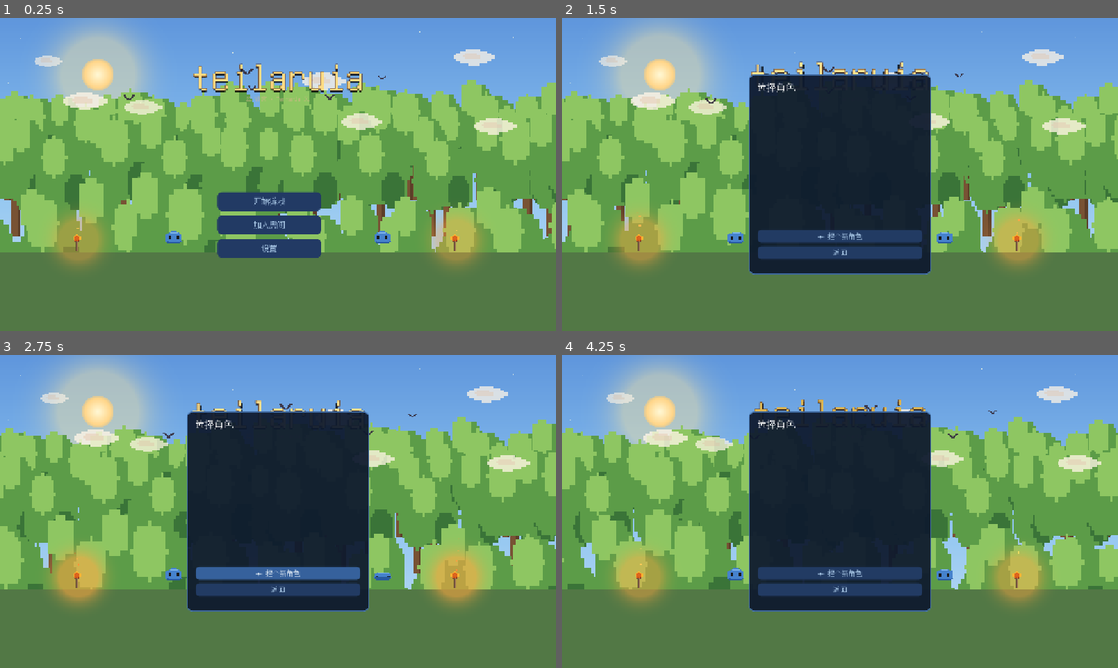
Above: before the commit, frames 1-4 (two rows, left to right).
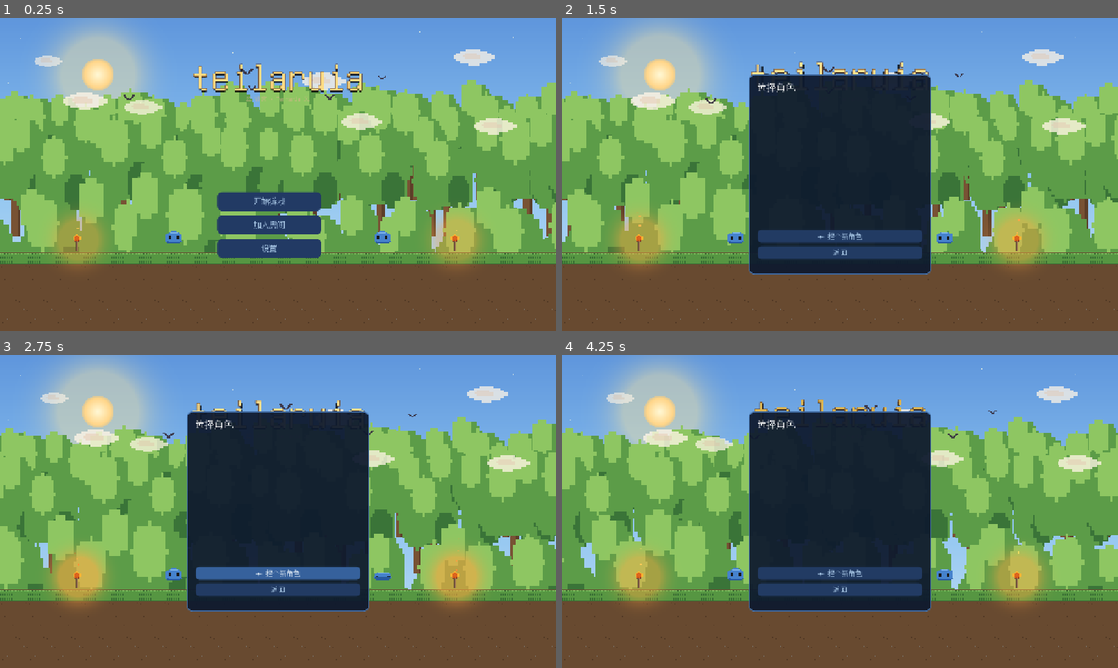
Above: after the commit, the same moments.

Repository: Nornttyy/tielaruia
Game: Godot game, scene res://scenes/main.tscn
Same seed, same stepped clock (60 frames per second), same inputs: the game is played once before the commit and once after it.
Inputs (mouse positions are in pixels of both pictures, inside the frame that each line leads up to):
- Up to frame 1 (0.25 s): no input
- Up to frame 2 (1.5 s): click "开始游戏" at 0.5 s; tap Enter at 1.25 s; move the mouse to (962, 158) at 1.27 s; hold D (move_right) from 1.28 s (still down); tap E (interact) at 1.35 s; click (962, 158) at 1.42 s
- Up to frame 3 (2.75 s): tap Space (jump) at 1.52, 1.82 s; release D (move_right) at 2 s; drag from (166, 527) to (250, 574) at 2.02 s
- Up to frame 4 (4.25 s): move the mouse to (895, 442) at 2.77 s; hold D (move_right) 2.78-3.5 s; hold Right mouse button (secondary) 2.78-3.5 s; click (895, 442) at 2.92 s; drag from (812, 574) to (673, 464) at 3.52 s

The runs differ from the first frame. In frame 1, 24% of the frame differs, in the area x 0-100%, y 74-100%; in frame 2, 22%; in frame 3, 22%; in frame 4, 22%.

Commit message:
feat(menu): 底部地面改草皮+泥土纹理 — 替掉死平绿色块
make_ground_strip: 锯齿草尖+高光+草丝 的草皮 + 斑点小石的泥土, 横向平铺。
_setup_ground 把 Ground ColorRect 透明化, 挂纹理子节点(画在树干之上、史莱姆之下)。

Co-Authored-By: Claude Opus 4.8 (1M context) <noreply@anthropic.com>

Diff:
--- a/scripts/art/menu_scene_art.gd
+++ b/scripts/art/menu_scene_art.gd
@@ -171,6 +171,48 @@
 	return PixelArt.grid_to_texture(_HILL_ROWS, _HILL_PALETTE)
 
 
+# 主菜单地面: 顶部草皮 (锯齿草尖 + 高光 + 草丝) + 下面泥土 (斑点 + 小石)。
+# 横向平铺用 (TextureRect STRETCH_TILE); 高度比地面带略高 → 不竖向重复, 只露上半部。
+static func make_ground_strip(w: int = 64, h: int = 220) -> ImageTexture:
+	var img := Image.create(w, h, false, Image.FORMAT_RGBA8)
+	var grass := Color8(86, 150, 66)
+	var grass_hi := Color8(122, 190, 94)
+	var grass_sh := Color8(56, 110, 52)
+	var dirt := Color8(104, 74, 48)
+	var dirt_d := Color8(82, 57, 37)
+	var stone := Color8(122, 116, 108)
+	var grass_h := 26
+	for x in w:
+		var tip: int = (x * 5 + (x * x) % 4) % 4   # 0..3 草尖高低起伏
+		for y in h:
+			var c: Color
+			if y < tip:
+				c = Color(0, 0, 0, 0)       # 草尖之上透明 (锯齿感)
+			elif y < tip + 2:
+				c = grass_hi                # 草尖高光
+			elif y < grass_h - 3:
+				c = grass
+			elif y < grass_h:
+				c = grass_sh                # 草底阴影
+			else:
+				c = dirt
+			img.set_pixel(x, y, c)
+		# 几根深色草丝 (竖向纹理)
+		if x % 5 == 1:
+			for yy in range(tip + 2, grass_h - 3):
+				if yy % 2 == 0:
+					img.set_pixel(x, yy, grass_sh)
+	# 泥土斑点 + 偶尔小石 (确定性散布, 不用随机)
+	for i in range(46):
+		var px: int = (i * 11 + 3) % w
+		var py: int = grass_h + 2 + (i * 17 + 5) % (h - grass_h - 4)
+		img.set_pixel(px, py, dirt_d)
+		if i % 7 == 0:
+			img.set_pixel((px + 1) % w, py, stone)
+			img.set_pixel(px, py + 1, stone)
+	return ImageTexture.create_from_image(img)
+
+
 static func make_tree() -> ImageTexture:
 	return PixelArt.grid_to_texture(_TREE_ROWS, _TREE_PALETTE)
 
--- a/scripts/ui/main_menu.gd
+++ b/scripts/ui/main_menu.gd
@@ -64,6 +64,7 @@
 	_setup_sun()
 	_setup_stars()
 	_setup_hills()
+	_setup_ground()
 	_setup_trees()
 	_setup_clouds()
 	_setup_birds()
@@ -190,6 +191,19 @@
 func _setup_hills() -> void:
 	# 用户要"不要山, 后面全是大树" → 隐藏山丘, 背景天际线改由树的"后墙层"撑 (见 _setup_trees)。
 	_hills.visible = false
+
+
+# 底部地面: 把原来那块"死平绿色" ColorRect 换成 草皮(草尖+草丝) + 泥土(斑点小石) 纹理。
+# 纹理挂成 Ground 的子节点 → 画在 Ground 之后、云/史莱姆之前 (盖住树干底, 史莱姆仍在上面)。
+func _setup_ground() -> void:
+	var ground: ColorRect = $BackgroundLayer/Ground
+	ground.color = Color(0, 0, 0, 0)   # 原绿色块改透明, 改用下面的纹理
+	var tex := TextureRect.new()
+	tex.texture = MenuSceneArt.make_ground_strip()
+	tex.stretch_mode = TextureRect.STRETCH_TILE   # 横向平铺铺满
+	tex.set_anchors_preset(Control.PRESET_FULL_RECT)
+	tex.mouse_filter = Control.MOUSE_FILTER_IGNORE
+	ground.add_child(tex)
 
 
 const TREE_W := 22.0    # make_forest_tree 纹理宽
